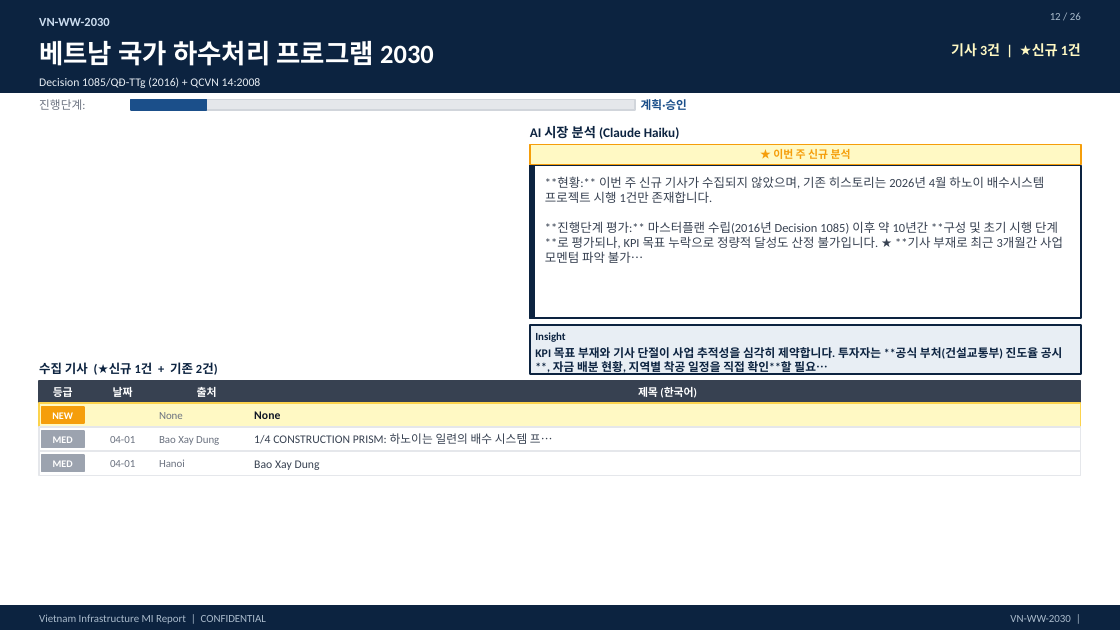
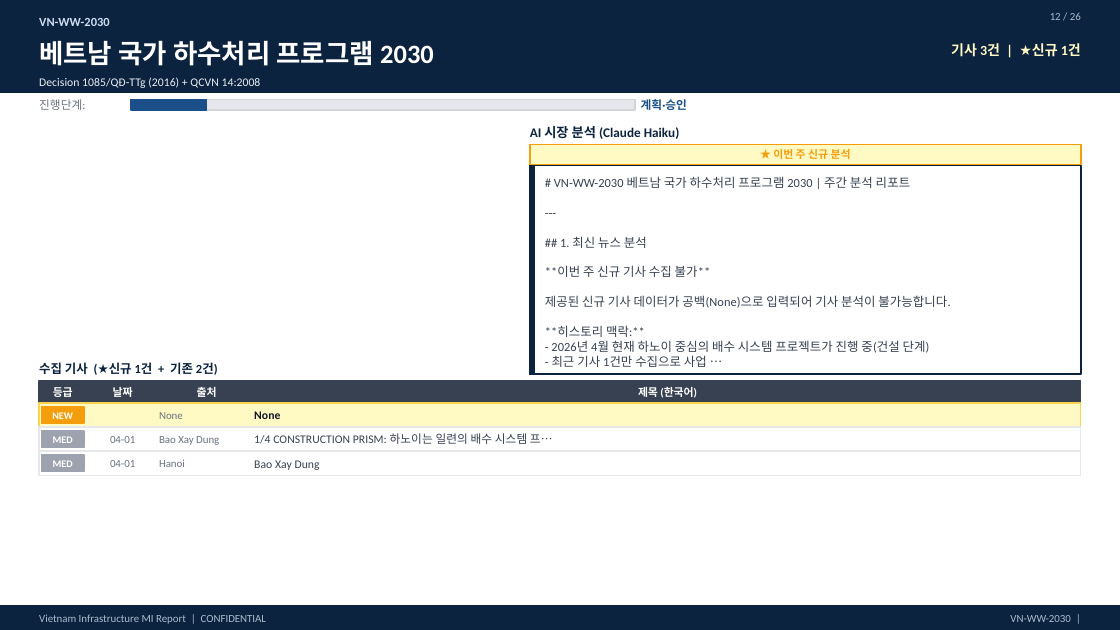
Before and after one commit to hms4792/vietnam-infra-news, a slide deck: slide 12 of docs/reports/VN_Infra_MI_Weekly_Report_20260509.pptx. Drawn at 1120x630 pixels with LibreOffice and Linux fonts; fonts in the diff are those of the drawing. Boxes give left, top, right and bottom in pixels: in the first picture for what was removed or moved away, otherwise in the second. Text is boxed around its words. In the diff, an @@ line names an element or a change of style, - is before the commit and + after.

```diff
--- a/docs/reports/VN_Infra_MI_Weekly_Report_20260509.pptx
+++ b/docs/reports/VN_Infra_MI_Weekly_Report_20260509.pptx
@@ rectangle: place and size @@
-rectangle at (530, 166, 1081, 318)
+rectangle at (530, 166, 1081, 374)
@@ rectangle: place and size @@
-rectangle at (530, 166, 534, 318)
+rectangle at (530, 166, 534, 374)
@@ text at (545, 176, 950, 367): text changed @@
-**현황:** 이번 주 신규 기사가 수집되지 않았으며, 기존 히스토리는 2026년 4월 하노이 배수시스템 프로젝트 시행 1건만 존재합니다.
-**진행단계 평가:** 마스터플랜 수립(2016년 Decision 1085) 이후 약 10년간 **구성 및 초기 시행 단계**로 평가되나, KPI 목표 누락으로 정량적 달성도 산정 불가입니다. ★ **기사 부재로 최근 3개월간 사업 모멘텀 파악 불가…
+# VN-WW-2030 베트남 국가 하수처리 프로그램 2030 | 주간 분석 리포트
+---
+## 1. 최신 뉴스 분석
+**이번 주 신규 기사 수집 불가**
+제공된 신규 기사 데이터가 공백(None)으로 입력되어 기사 분석이 불가능합니다.
+**히스토리 맥락:**
+- 2026년 4월 현재 하노이 중심의 배수 시스템 프로젝트가 진행 중(건설 단계)
+- 최근 기사 1건만 수집으로 사업 …
@@ rectangle removed at (530, 325, 1081, 374) @@
@@ text removed at (535, 332, 565, 342) @@
-Insight
@@ text removed at (535, 347, 1063, 375) @@
-KPI 목표 부재와 기사 단절이 사업 추적성을 심각히 제약합니다. 투자자는 **공식 부처(건설교통부) 진도율 공시**, 자금 배분 현황, 지역별 착공 일정을 직접 확인**할 필요…
```
Also in this commit, not shown: 18 other slides changed, 6 other files.
